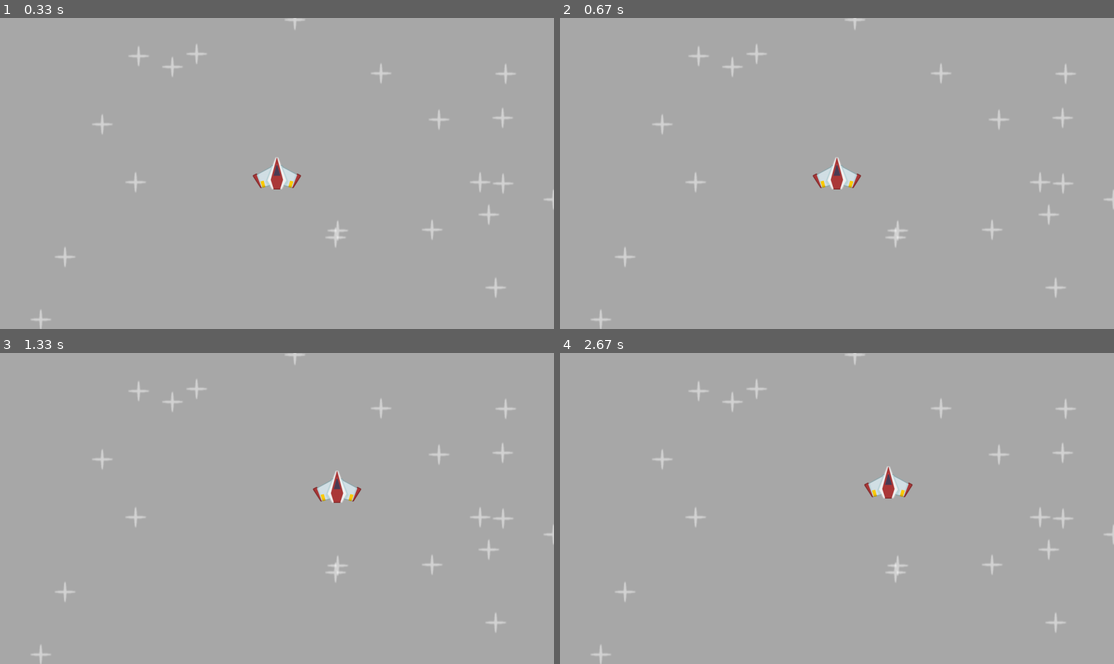
Above: before the commit, frames 1-4 (two rows, left to right).
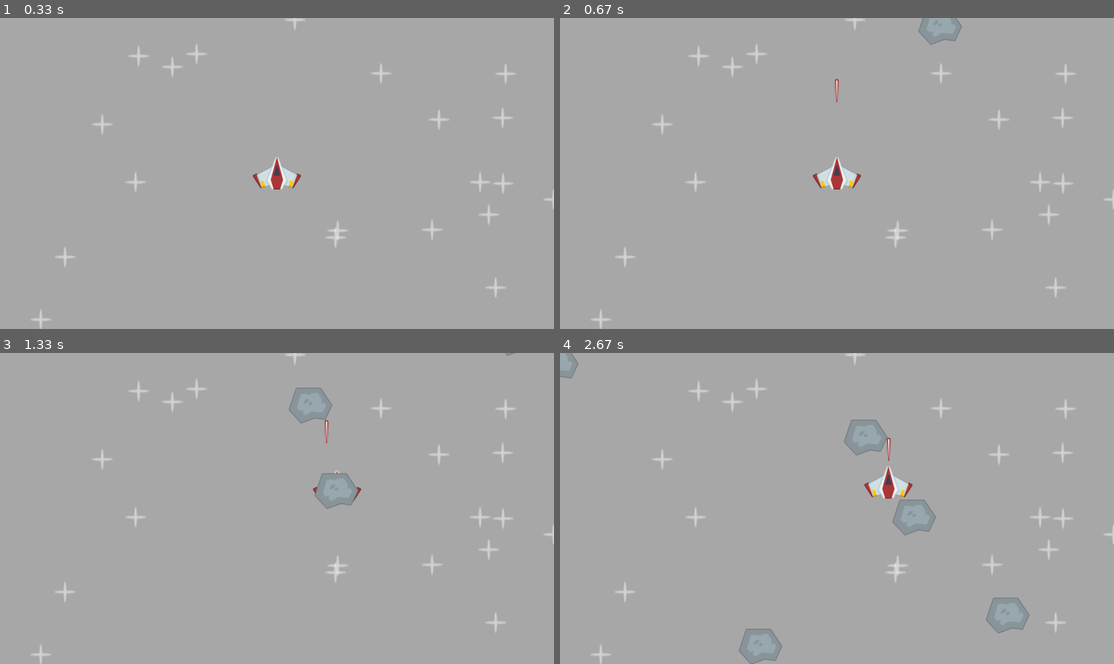
Above: after the commit, the same moments.

Repository: tkupczyk/PyGame
Game: pygame game, started from space shooter/code/main.py
The game is run twice, just before and just after one commit, with the same random seed, the same clock (stepped at 60 frames per second) and the same inputs.
Inputs:
- Up to frame 1 (0.33 s): no input
- Up to frame 2 (0.67 s): tap Space at 0.33 s
- Up to frame 3 (1.33 s): hold Right 0.67-1.13 s; tap Space at 0.73, 1.03, 1.23 s; hold Up from 1.17 s (still down)
- Up to frame 4 (2.67 s): release Up at 1.47 s; hold Right 1.5-1.97 s; tap Space at 1.57, 1.87, 2.07, 2.37, 2.63 s; hold Left 2-2.53 s; hold Down from 2.57 s (still down)

Frame 1 is identical in both runs. In frame 2, 0.3% of the frame differs, in the area x 49-73%, y 0-28%; in frame 3, 1.1%; in frame 4, 1.8%, in the area x 0-85%, y 0-100%.

Commit message:
added moving lasers and falling meteors

Diff:
--- a/space shooter/code/main.py
+++ b/space shooter/code/main.py
@@ -15,6 +15,16 @@
         self.rect = self.image.get_frect(center = (WINDOW_WIDTH /2, WINDOW_HEIGHT /2))
         self.direction = pygame.Vector2()
 
+        # cooldown
+        self.can_fire = True
+        self.laser_shoot_time = 0
+        self.cooldown_duration = 400
+
+    def laser_timer(self):
+        if not self.can_fire:
+            current_time = pygame.time.get_ticks()
+            if current_time - self.laser_shoot_time >= self.cooldown_duration:
+                self.can_fire = True
 
     def update(self, dt):
         global PLAYER_SPEED
@@ -26,8 +36,12 @@
 
         recent_keys = pygame.key.get_just_pressed()
 
-        if recent_keys[pygame.K_SPACE]:
-            print("fire")
+        if recent_keys[pygame.K_SPACE] and self.can_fire:
+            Laser(laser_surface, self.rect.midtop, all_sprites)
+            self.can_fire = False
+            self.laser_shoot_time = pygame.time.get_ticks()
+
+        self.laser_timer()
 
 class Stars(pygame.sprite.Sprite):
     def __init__(self, groups, surf):
@@ -35,38 +49,55 @@
         self.image = surf
         self.rect = self.image.get_frect(center = (random.randint(0, WINDOW_WIDTH), random.randint(0, WINDOW_HEIGHT)))
 
+class Laser(pygame.sprite.Sprite):
+    def __init__(self, surf, pos, goups):
+        super().__init__(goups)
+        self.image = surf
+        self.rect = self.image.get_frect(midbottom = pos)
+
+    def update(self, dt):
+        self.rect.centery -= 400 * dt
+        if self.rect.bottom < 0:
+            self.kill()
+
+class Meteor(pygame.sprite.Sprite):
+    def __init__(self, surf, pos, groups):
+        super().__init__(groups)
+        self.image = surf
+        self.rect = self.image.get_frect(center = pos)
+        self.creation_time = pygame.time.get_ticks()
+        self.lifetime = 3000
+        self.direction = pygame.Vector2(random.uniform(-0.5, 0.5), 1)
+        self.speed = random.randint(400, 500)
+
+    def update(self, dt):
+        self.rect.center += self.direction * self.speed * dt
+        if pygame.time.get_ticks() - self.creation_time >= self.lifetime:
+            self.kill()
 
 # general setup
 
 pygame.init()
 screen_surface = pygame.display.set_mode((WINDOW_WIDTH, WINDOW_HEIGHT))
 pygame.display.set_caption("Game")
-
-
-# surface setup
-
-surface = pygame.Surface((100,200))
-surface.fill("orange")
-
-#player direction
-
-
-# import image
-
 clock = pygame.time.Clock()
 
+# import
+
 laser_surface = pygame.image.load(join('space shooter', 'images', 'laser.png')).convert_alpha()
-laser_rect = laser_surface.get_frect(bottomleft = (0 + 20, WINDOW_HEIGHT - 20))
+meteor_surface = pygame.image.load(join('space shooter', 'images', 'meteor.png')).convert_alpha()
+star_surf = pygame.image.load(join('space shooter', 'images', 'star.png')).convert_alpha()
 
-meteor_surface = pygame.image.load(join('space shooter', 'images', 'meteor.png')).convert_alpha()
-meteor_rect = meteor_surface.get_frect(center = (WINDOW_WIDTH /2, WINDOW_HEIGHT /2))
-
+# Sprites
 all_sprites = pygame.sprite.Group()
-star_surf = pygame.image.load(join('space shooter', 'images', 'star.png')).convert_alpha()
 for _ in range(20):
     star = Stars(all_sprites, star_surf)
+player = Player(all_sprites)
 
-player = Player(all_sprites)
+# custom events - > meteor timer
+meteor_event = pygame.event.custom_type()
+pygame.time.set_timer(meteor_event, 400)
+
 
 
 while running:
@@ -77,6 +108,8 @@
     for event in pygame.event.get():
         if event.type == pygame.QUIT:
             running = False
+        if event.type == meteor_event:
+            Meteor(meteor_surface, (random.randint(0, WINDOW_WIDTH), -100), all_sprites)
 
     all_sprites.update(dt)
 
